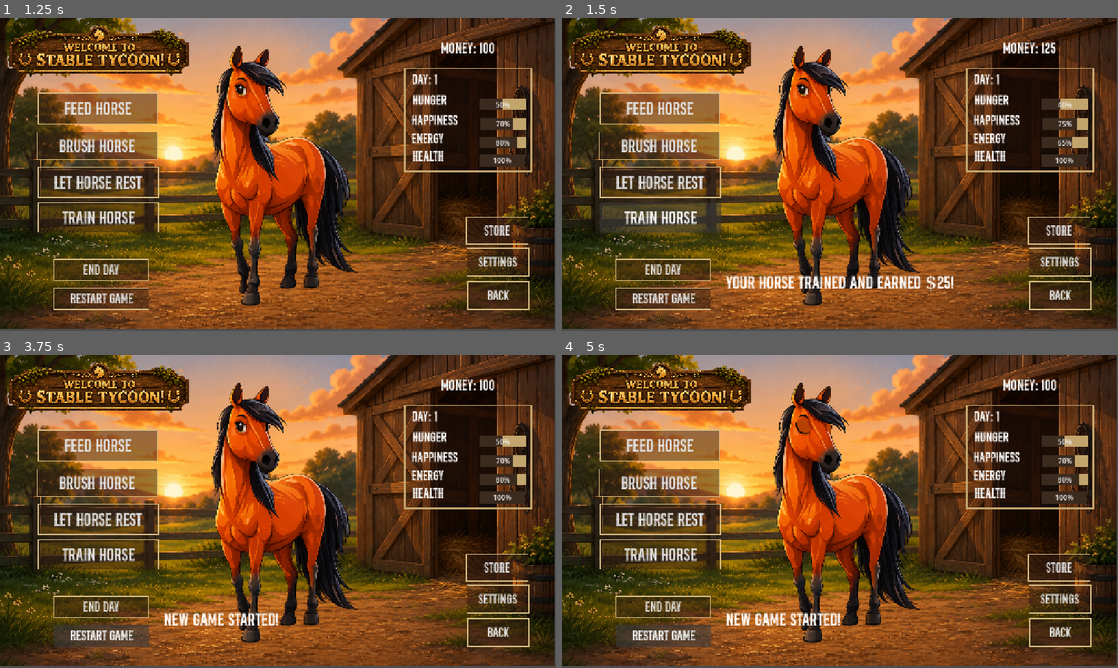
Above: before the commit, frames 1-4 (two rows, left to right).
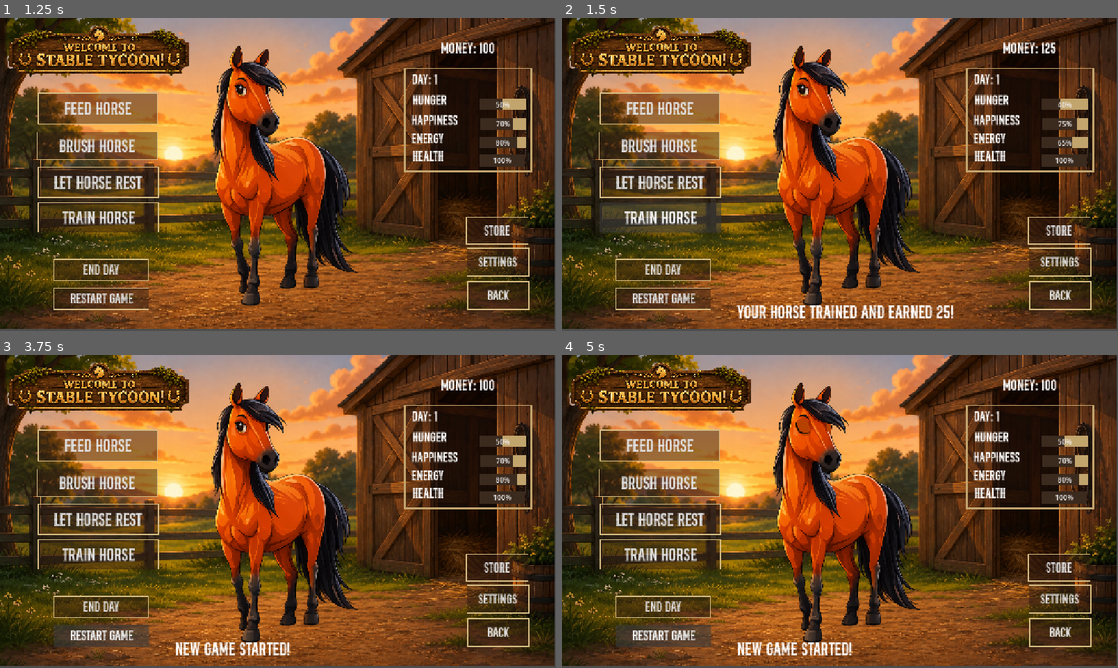
Above: after the commit, the same moments.

Repository: veronica-foltz/stable-tycoon
Game: Godot game, scene res://scenes/title_screen.tscn
Same seed, same stepped clock (60 frames per second), same inputs: the game is played once before the commit and once after it.
Inputs:
- Up to frame 1 (1.25 s): click "Start Game" at 0.5 s
- Up to frame 2 (1.5 s): click "Train Horse" at 1.25 s
- Up to frame 3 (3.75 s): click "Back" at 2 s; click "Start Game" at 2.75 s; click "Restart Game" at 3.5 s
- Up to frame 4 (5 s): click "Restart Game" at 4.25 s

Frame 1 is identical in both runs. In frame 2, 2.3% of the frame differs, in the area x 29-71%, y 82-96%; in frame 3, 1.2%; in frame 4, 1.2%.

Commit message:
small changes
small changes for deployment

Diff:
--- a/stable-tycoon/scenes/main.gd
+++ b/stable-tycoon/scenes/main.gd
@@ -225,7 +225,7 @@
 	update_energy_label()
 	update_hunger_label()
 	update_happiness_label()
-	update_status(" Your horse trained and earned $25!")
+	update_status(" Your horse trained and earned 25!")
 
 func update_status(message):
 	status_label.text = message
--- a/stable-tycoon/scenes/main.tscn
+++ b/stable-tycoon/scenes/main.tscn
@@ -215,10 +215,10 @@
 
 [node name="StatusLabel" type="Label" parent="." unique_id=232731945]
 layout_mode = 0
-offset_left = 368.0
-offset_top = 586.0
-offset_right = 709.0
-offset_bottom = 638.0
+offset_left = 394.0
+offset_top = 654.0
+offset_right = 735.0
+offset_bottom = 706.0
 theme_override_fonts/font = ExtResource("4_tbgi4")
 theme_override_font_sizes/font_size = 42
 
Not shown, changed: stable-tycoon/.DS_Store
Not shown, changed: stable-tycoon/stable-tycoon-web.zip
Not shown, changed: stable-tycoon/stable-tycoon-web/index.html
Not shown, changed: stable-tycoon/stable-tycoon-web/index.pck
